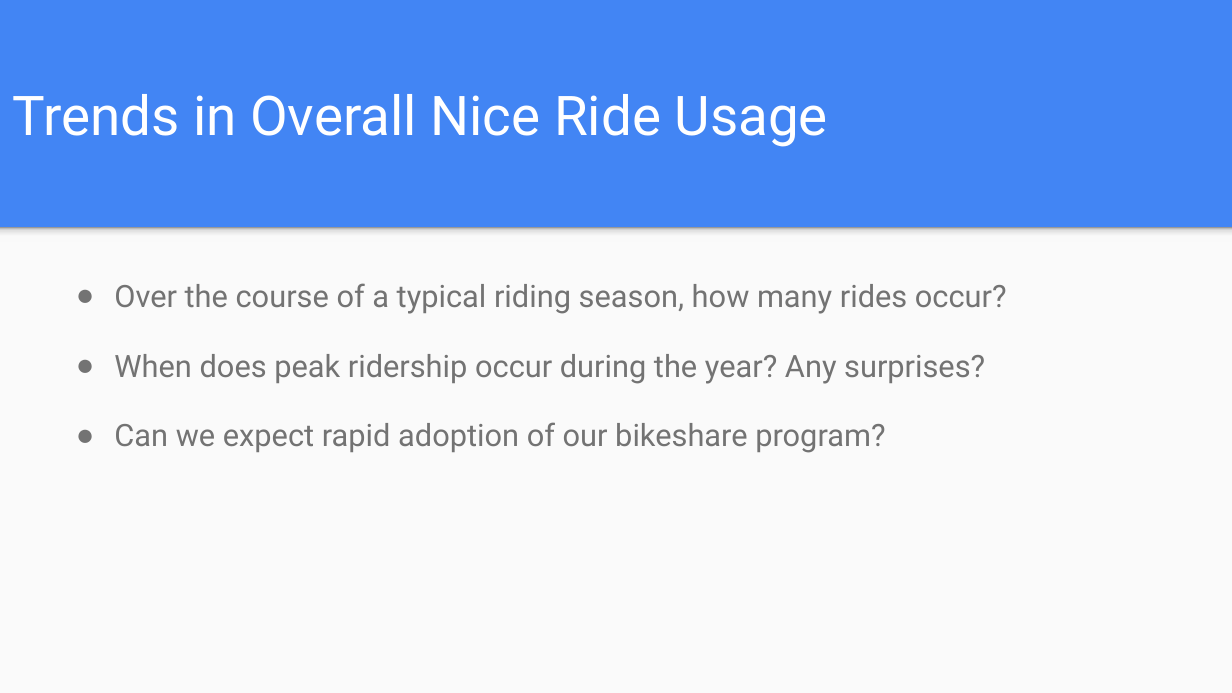
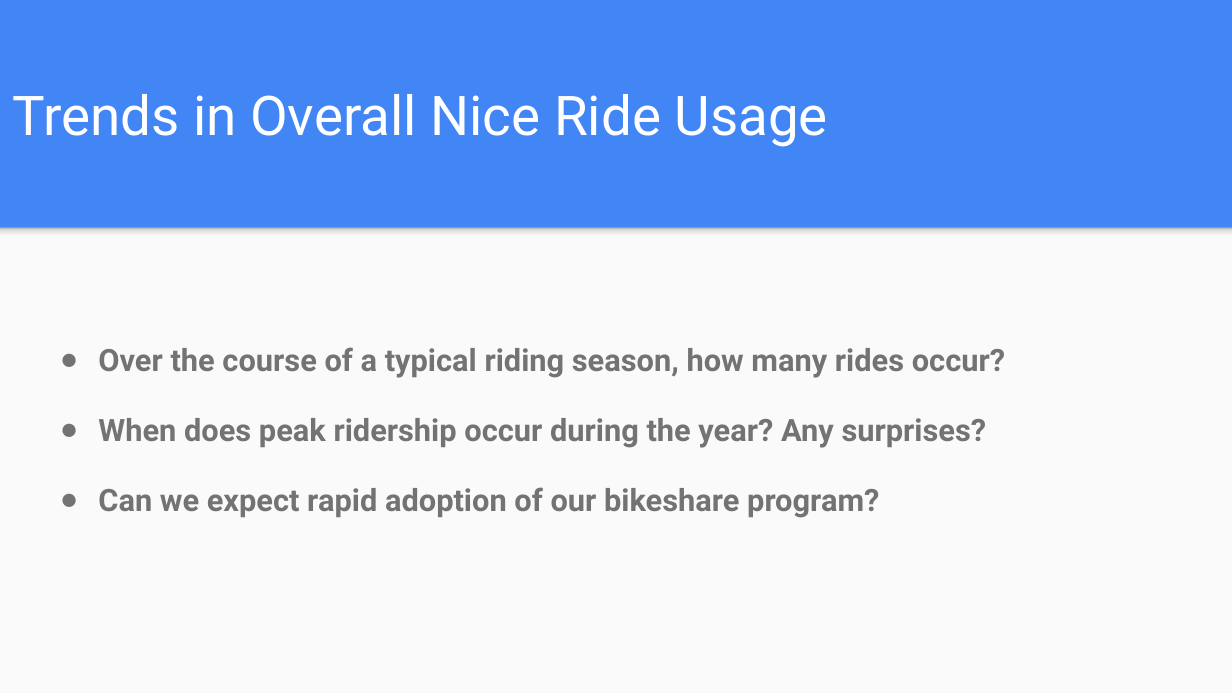
Before and after one commit to tdrygg/Group-Project, a slide deck: slide 4 of Patterns_In_NiceRide_Group6_Final.pptx. Drawn at 1232x693 pixels with LibreOffice and Linux fonts; fonts in the diff are those of the drawing. Boxes give left, top, right and bottom in pixels: in the first picture for what was removed or moved away, otherwise in the second. Text is boxed around its words. In the diff, an @@ line names an element or a change of style, - is before the commit and + after.

```diff
--- a/Patterns_In_NiceRide_Group6_Final.pptx
+++ b/Patterns_In_NiceRide_Group6_Final.pptx
@@ text "Over the course of a ...": place and size @@
-text "Over the course of a ..." at box(114, 283, 1007, 453)
+text "Over the course of a ..." at box(98, 347, 1005, 518)
@@ text "Over the course of a ..." at box(98, 347, 1005, 518): bold on @@
```
Also in this commit, not shown: 7 other slides changed.
